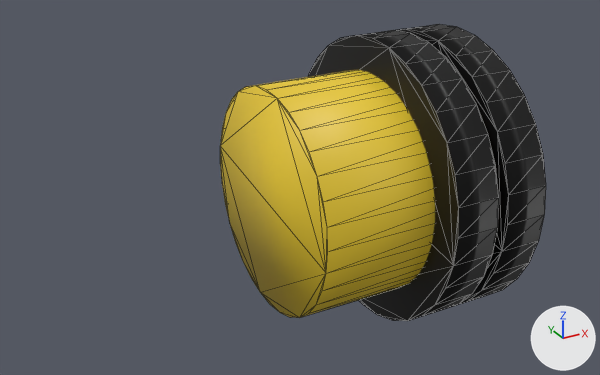
Two versions of the glTF model assets/ship/thruster/SpaceshipThruster.glb, one commit apart.
Both versions are drawn from a 50 mm lens placed at (-3.86, -5.77, 2.96), pointed at (-0.71, -0.03, 0.09). Arrows for +X, +Y and +Z are at lower right; the lights stay in place. Mesh edges are drawn as thin lines. Where no turn or scale is listed for an object, it has been applied to the vertices. Vertices at the same position are counted once.

The scene before the commit, as lines of its bpy script (objects in view):
```python
me_cylinder = bpy.data.meshes.new('Cylinder')
me_cylinder.from_pydata(...)  # a 32-sided cylinder along x spanning x -1.0..1.0, y -1.0..1.0, z -1.0..1.0
me_cylinder.materials.append(mat_yellow)  # yellow #e7c72e
me_cylinder_001 = bpy.data.meshes.new('Cylinder.001')
me_cylinder_001.from_pydata(...)  # a 32-sided cylinder along x spanning x -0.2..0.2, y -1.3..1.3, z -1.3..1.3
me_cylinder_001.materials.append(mat_black)  # black #000000
me_cylinder_003 = bpy.data.meshes.new('Cylinder.003')
me_cylinder_003.from_pydata(...)  # a 32-sided cylinder along x spanning x -0.2..0.2, y -1.3..1.3, z -1.3..1.3
me_cylinder_003.materials.append(mat_black)  # black #000000
ob_cylinder = bpy.data.objects.new('Cylinder', me_cylinder)
ob_cylinder.location = (0.0, 0.0, 0.0)
ob_cylinder_001 = bpy.data.objects.new('Cylinder.001', me_cylinder_001)
ob_cylinder_001.location = (0.7, 0.0, 0.0)
ob_cylinder_002 = bpy.data.objects.new('Cylinder.002', me_cylinder_003)
ob_cylinder_002.location = (0.2, 0.0, 0.0)
```
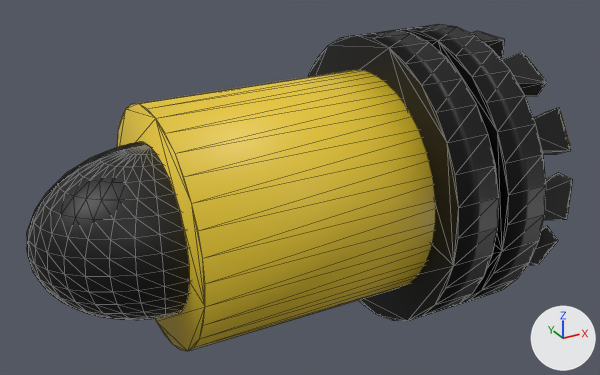
Boxes (x1, y1, x2, y2) around the edits, measured in the pictures (600 x 375 px):
'Cylinder', mesh rescaled
    before: (220, 70, 435, 318)
    after: (117, 70, 435, 351)
'Sphere', added
    after: (27, 142, 189, 320)
'Cube.011', added (black)
    after: (534, 107, 571, 154)
    faces in mat_black (black #000000): (534, 107, 571, 154)
'Cube.010', added (black)
    after: (544, 173, 573, 220)
    faces in mat_black (black #000000): (544, 173, 573, 220)
'Cube.012', added (black)
    after: (502, 52, 547, 96)
    faces in mat_black (black #000000): (502, 52, 547, 96)
'Cube.009', added (black)
    after: (527, 226, 558, 266)
'Cube.001', added
    after: (470, 31, 505, 58)

The change, as a diff of the scene's bpy script:
```diff
--- a/assets/ship/thruster/SpaceshipThruster.glb.py
+++ b/assets/ship/thruster/SpaceshipThruster.glb.py
@@ me_cylinder @@
 me_cylinder.from_pydata(...)  # 64 vertices, 124 faces; spans x -1.0..1.0, y -1.0..1.0, z -1.0..1.0
 # used by ob_cylinder; location = (0.0, 0.0, 0.0)
+# me_cylinder part 1: the whole mesh is scaled about its middle by (1.5, 1, 1), then moved by (-0.5, 0.0, 0.0)
 me_cylinder.materials.append(mat_yellow)
@@ me_sphere @@
+me_sphere.from_pydata(...)  # a UV sphere (32 segments, 16 rings, poles along z) spanning x -1.0..1.0, y -0.7..0.7, z -0.7..0.7
+me_sphere.materials.append(mat_black)  # black #000000
@@ me_cube_012 @@
+me_cube_012.from_pydata(...)  # 20 vertices, 28 faces; spans x 0.8..1.328, y -0.757..-0.343, z 0.785..1.12
+# faces by material slot: [10, 18]
+me_cube_012.materials.append(mat_yellow)  # yellow #e7c72e
+me_cube_012.materials.append(mat_black)  # black #000000
@@ me_cube_011 @@
+me_cube_011.from_pydata(...)  # 20 vertices, 28 faces; spans x 0.8..1.328, y -1.12..-0.785, z 0.343..0.757
+# faces by material slot: [10, 18]
+me_cube_011.materials.append(mat_yellow)  # yellow #e7c72e
+me_cube_011.materials.append(mat_black)  # black #000000
@@ me_cube_010 @@
+me_cube_010.from_pydata(...)  # 20 vertices, 28 faces; spans x 0.8..1.328, y -1.184..-1.016, z -0.19..0.19
+# faces by material slot: [10, 18]
+me_cube_010.materials.append(mat_yellow)  # yellow #e7c72e
+me_cube_010.materials.append(mat_black)  # black #000000
@@ me_cube_009 @@
+me_cube_009.from_pydata(...)  # 20 vertices, 28 faces; spans x 0.8..1.328, y -1.12..-0.785, z -0.757..-0.343
+# faces by material slot: [10, 18]
+me_cube_009.materials.append(mat_yellow)  # yellow #e7c72e
+me_cube_009.materials.append(mat_black)  # black #000000
@@ me_cube_001 @@
+me_cube_001.from_pydata(...)  # 20 vertices, 28 faces; spans x 0.8..1.328, y -0.19..0.19, z 1.016..1.184
+# faces by material slot: [10, 18]
+me_cube_001.materials.append(mat_yellow)  # yellow #e7c72e
+me_cube_001.materials.append(mat_black)  # black #000000
@@ ob_sphere @@
+ob_sphere = bpy.data.objects.new('Sphere', me_sphere)
+ob_sphere.location = (-2.0, 0.0, 0.0)
@@ ob_cube_012 @@
+ob_cube_012 = bpy.data.objects.new('Cube.012', me_cube_012)
+ob_cube_012.location = (0.0, 0.0, 0.0)
@@ ob_cube_011 @@
+ob_cube_011 = bpy.data.objects.new('Cube.011', me_cube_011)
+ob_cube_011.location = (0.0, 0.0, 0.0)
@@ ob_cube_010 @@
+ob_cube_010 = bpy.data.objects.new('Cube.010', me_cube_010)
+ob_cube_010.location = (0.0, 0.0, 0.0)
@@ ob_cube_009 @@
+ob_cube_009 = bpy.data.objects.new('Cube.009', me_cube_009)
+ob_cube_009.location = (0.0, 0.0, 0.0)
@@ ob_cube_001 @@
+ob_cube_001 = bpy.data.objects.new('Cube.001', me_cube_001)
+ob_cube_001.location = (0.0, 0.0, 0.0)
```
